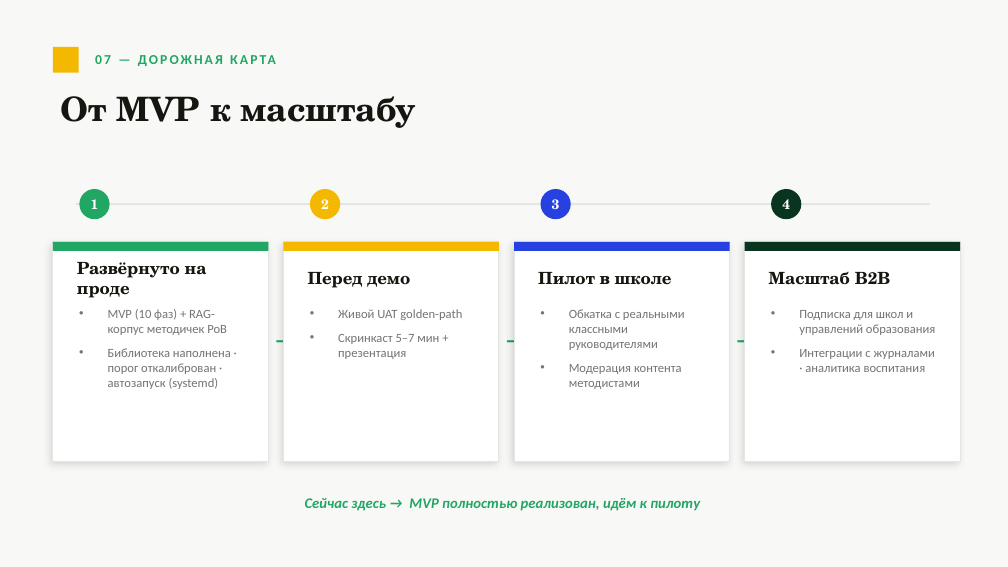
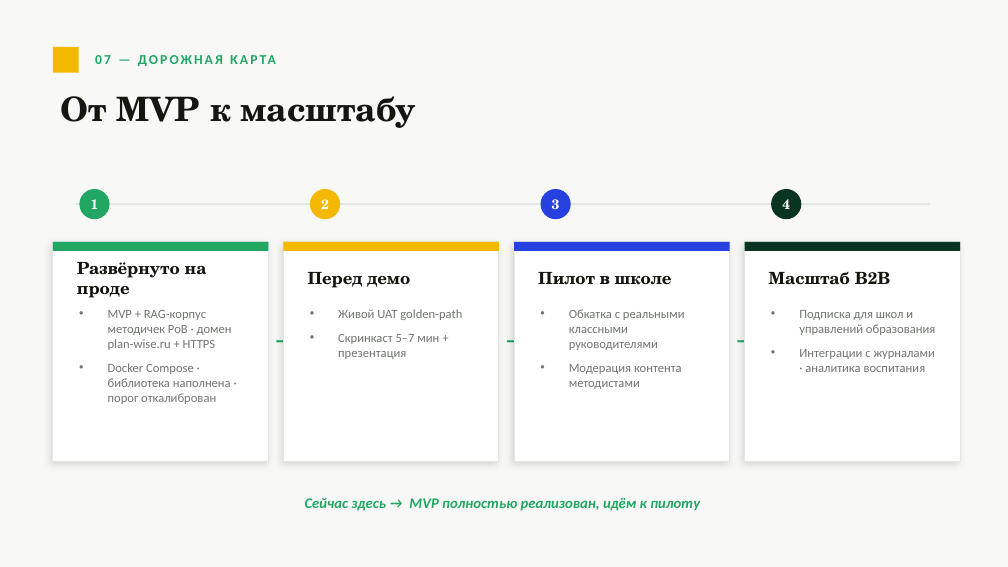
Before and after one commit to Caspernik-dev/s21_planwise, a slide deck: slide 9 of presentation/Planwise-Klassniy-Chas.pptx. Drawn at 1008x567 pixels with LibreOffice and Linux fonts; fonts in the diff are those of the drawing. Boxes give left, top, right and bottom in pixels: in the first picture for what was removed or moved away, otherwise in the second. Text is boxed around its words. In the diff, an @@ line names an element or a change of style, - is before the commit and + after.

```diff
--- a/presentation/Planwise-Klassniy-Chas.pptx
+++ b/presentation/Planwise-Klassniy-Chas.pptx
@@ text at [108, 310, 232, 404]: text changed @@
-• MVP (10 фаз) + RAG-корпус методичек РоВ
-• Библиотека наполнена · порог откалиброван · автозапуск (systemd)
+• MVP + RAG-корпус методичек РоВ · домен plan-wise.ru + HTTPS
+• Docker Compose · библиотека наполнена · порог откалиброван
```
Also in this commit, not shown: 6 other slides changed, 3 other files.
